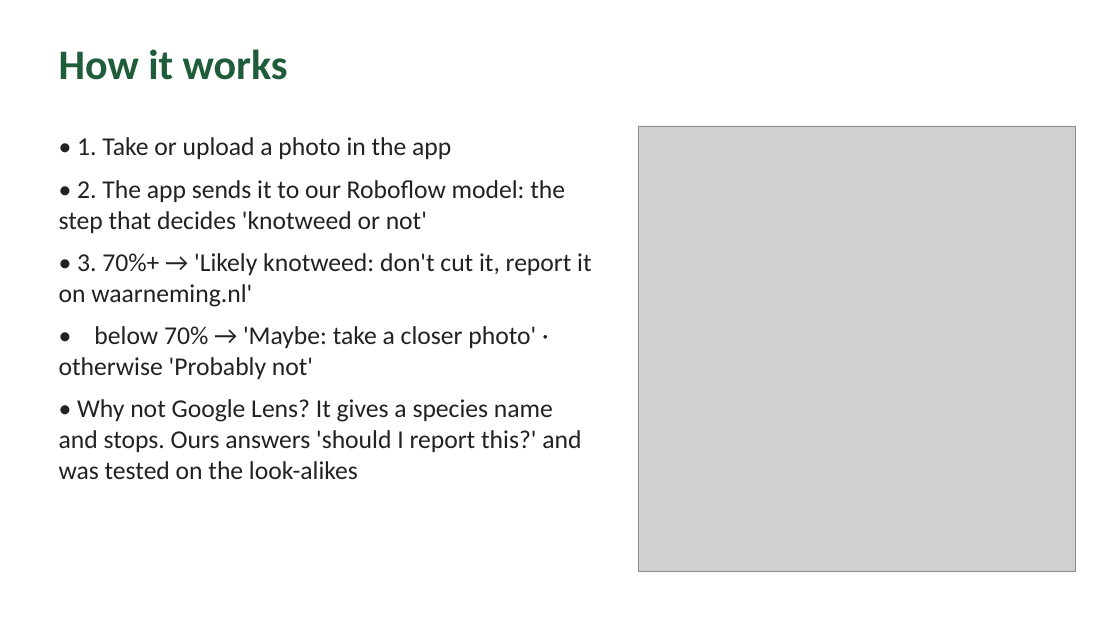
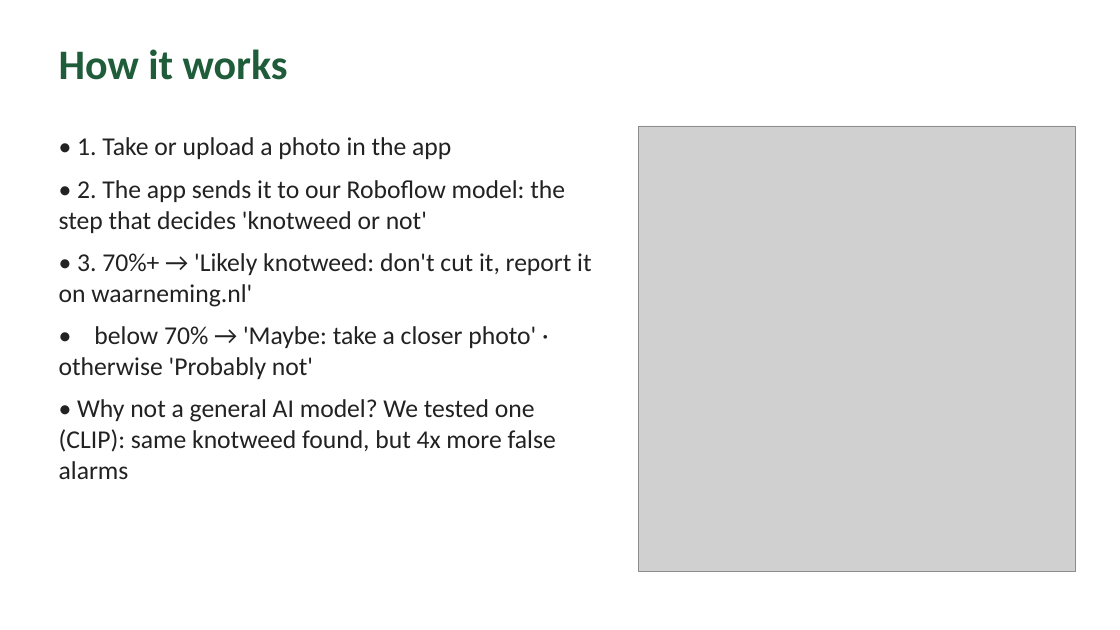
Before and after one commit to tarnoklili/knotweed-checker, a slide deck: slide 4 of slides.pptx. Drawn at 1120x630 pixels with LibreOffice and Linux fonts; fonts in the diff are those of the drawing; grey boxes stand for pictures. Boxes give left, top, right and bottom in pixels: in the first picture for what was removed or moved away, otherwise in the second. Text is boxed around its words. In the diff, an @@ line names an element or a change of style, - is before the commit and + after.

Commit message:
Second test on 168 Belgian/German photos by season, CLIP baseline comparison

```diff
--- a/slides.pptx
+++ b/slides.pptx
@@ text at box(59, 399, 556, 479): text changed @@
-• Why not Google Lens? It gives a species name and stops. Ours answers 'should I report this?' and was tested on the look-alikes
+• Why not a general AI model? We tested one (CLIP): same knotweed found, but 4x more false alarms
```
Also in this commit, not shown: 3 other slides changed, 9 other files.
